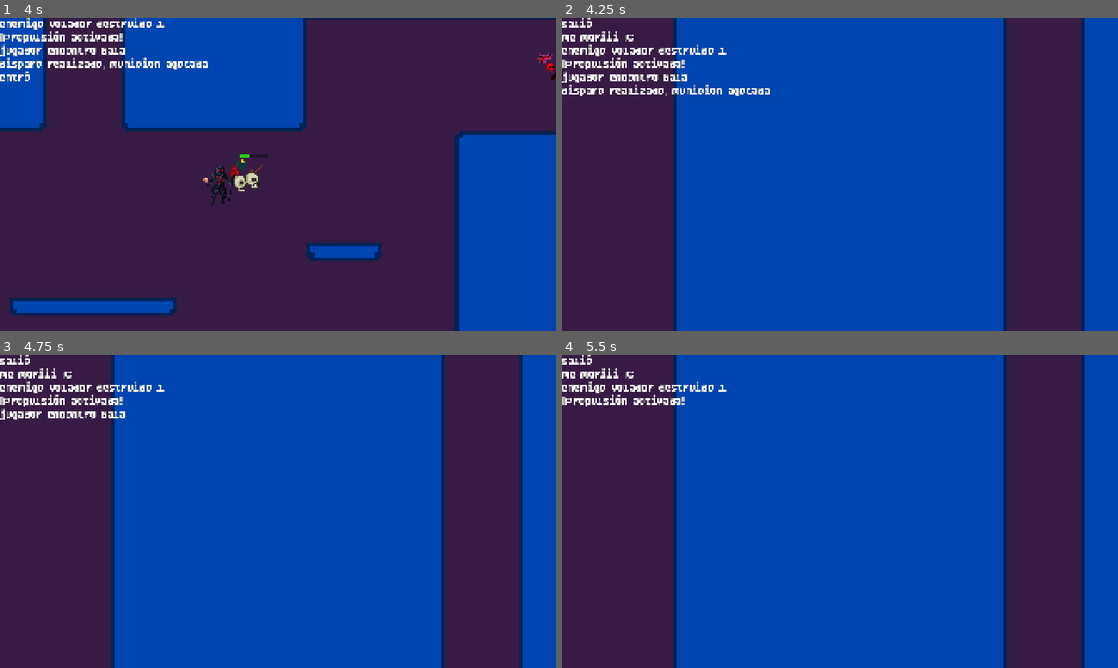
Above: before the commit, frames 1-4 (two rows, left to right).
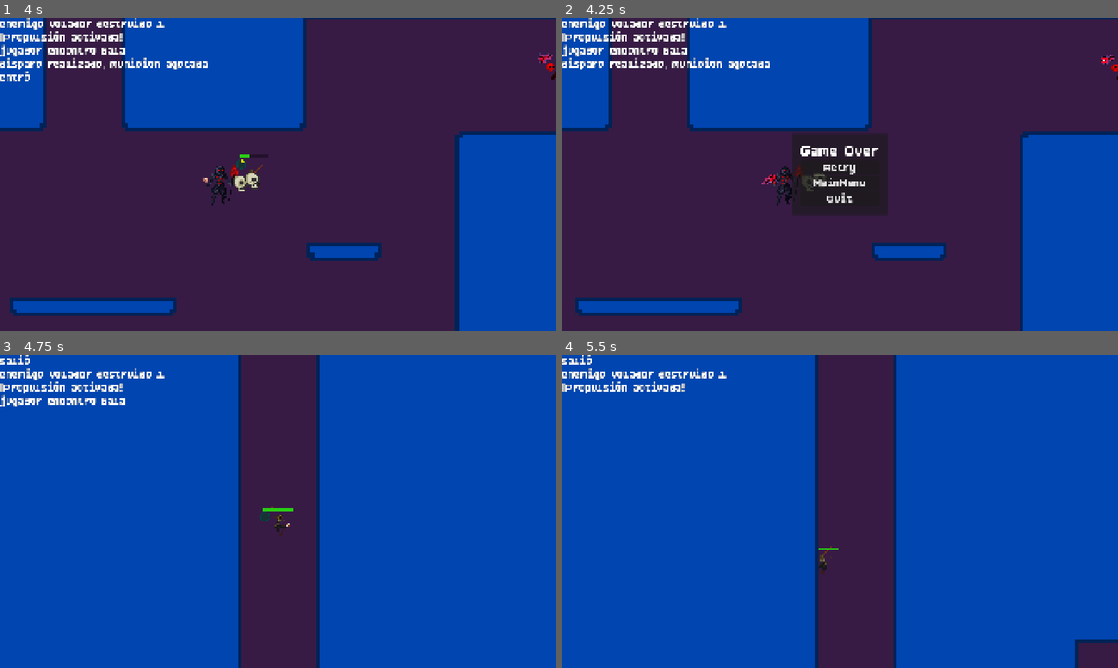
Above: after the commit, the same moments.

Repository: LastMarraketa/ChargerFeat
Game: Godot game, scene res://ui/main_menu.tscn
Two runs of this game, one before a commit and one after it. Both use one fixed random seed, a clock stepped at 60 frames per second and the inputs below. The engine's default icon, where the game draws it, is replaced by a stand-in: a white triangle on a blue panel in a dark square.
Inputs (mouse positions are in pixels of both pictures, inside the frame that each line leads up to):
- Up to frame 1 (4 s): click "Play Demo" at 0.5 s; move the mouse to (250, 237) at 1.27 s; press the mouse at (250, 237) at 1.28 s; hold D (move_right) 1.28-2.78 s; tap Space (jump) at 1.52, 2.27, 3.77 s; move the mouse to (444, 221) at 2.02 s; release the mouse at (444, 221) at 2.03 s; right-click (444, 221) at 2.1 s; move the mouse to (111, 127) at 2.77 s; hold A (move_left) from 2.78 s (still down); tap Q (move_toward) at 2.85 s; move the mouse to (305, 174) at 3.52 s; tap N (next_level) at 3.6 s; click (305, 174) at 3.67 s
- Up to frame 2 (4.25 s): keep holding A (move_left)
- Up to frame 3 (4.75 s): release A (move_left) at 4.25 s; click (278, 505) at 4.25 s, where only the run after the commit has a clickable "Retry"
- Up to frame 4 (5.5 s): move the mouse to (756, 433) at 5.02 s; hold A (move_left) from 5.03 s (still down); tap T (secondary_fire) at 5.1 s; tap Space (jump) at 5.27 s

Frame 1 is identical in both runs. In frame 2, 63% of the frame differs, in the area x 0-100%, y 0-100%; in frame 3, 50%; in frame 4, 50%.

Commit message:
feat: Menú Game Over para cuando el jugador pierde

Diff:
--- a/autoloads/game.gd
+++ b/autoloads/game.gd
@@ -1,12 +1,13 @@
 extends Node
 
 signal coins_changed(value: int)
+signal player_died()
 
 
 var coins: int = 0:
-	set = set_coins
+    set = set_coins
 
 
 func set_coins(value: int) -> void:
-	coins = value
-	coins_changed.emit(coins)
+    coins = value
+    coins_changed.emit(coins)
--- a/player/player.gd
+++ b/player/player.gd
@@ -21,6 +21,8 @@
 @export var melee_attack_scene: PackedScene # <-- Asigna aquí la escena del SLASH
 var is_attacking_melee: bool = false        # <-- Nueva variable de control visual para SLASH
 @onready var hurtbox_component: HurtboxComponent = $HurtboxComponent
+var game_over_scene: PackedScene = preload("res://ui/game_over_menu.tscn")
+
 
 
 var is_dashing_to_kill: bool = false   #variable para manejar el dash poderoso
@@ -92,6 +94,8 @@
 	add_child(shield_cooldown_timer)
 
 	charger.full_charge.connect(_on_full_charge)
+	_setup_game_over_menu()
+
 
 func _input(event: InputEvent) -> void:
 	if event.is_action_pressed("test"):
@@ -341,8 +345,11 @@
 
 
 func _on_player_died() -> void:
-	queue_free()
-	Debug.log("me moriii :C")
+	hide()
+	set_physics_process(false)
+	set_process_unhandled_input(false)
+	Game.player_died.emit()
+
 
 
 func _activate_shield() -> void:
@@ -369,3 +376,15 @@
 
 func _on_full_charge() -> void:
 	dash_ready = true
+
+
+func _setup_game_over_menu() -> void:
+	var canvas_layer = get_parent().find_child("CanvasLayer", true, false)
+	if canvas_layer:
+		var game_over_instance = game_over_scene.instantiate()
+		canvas_layer.add_child(game_over_instance)
+	else:
+		var new_canvas = CanvasLayer.new()
+		get_parent().add_child(new_canvas)
+		var game_over_instance = game_over_scene.instantiate()
+		new_canvas.add_child(game_over_instance)
--- /dev/null
+++ b/ui/game_over_menu.gd
@@ -0,0 +1,28 @@
+extends Control
+
+@onready var retry_button: Button = %Retry
+@onready var main_menu_button: Button = %MainMenu
+@onready var quit_button: Button = %Quit
+
+func _ready() -> void:
+    process_mode = Node.PROCESS_MODE_ALWAYS
+    hide()
+    retry_button.pressed.connect(_on_retry_pressed)
+    main_menu_button.pressed.connect(_on_main_menu_pressed)
+    quit_button.pressed.connect(_on_quit_pressed)
+    Game.player_died.connect(_on_player_died)
+
+func _on_player_died() -> void:
+    get_tree().paused = true
+    show()
+
+func _on_retry_pressed() -> void:
+    get_tree().paused = false
+    get_tree().reload_current_scene()
+
+func _on_main_menu_pressed() -> void:
+    get_tree().paused = false
+    LevelManager.main_menu()
+
+func _on_quit_pressed() -> void:
+    get_tree().quit()
--- /dev/null
+++ b/ui/game_over_menu.tscn
@@ -0,0 +1,56 @@
+[gd_scene load_steps=2 format=3 uid="uid://c28d20tnnxv72"]
+
+[ext_resource type="Script" path="res://ui/game_over_menu.gd" id="1_gameover"]
+
+[node name="GameOverMenu" type="Control"]
+process_mode = 3
+layout_mode = 3
+anchors_preset = 15
+anchor_right = 1.0
+anchor_bottom = 1.0
+grow_horizontal = 2
+grow_vertical = 2
+script = ExtResource("1_gameover")
+
+[node name="PanelContainer" type="PanelContainer" parent="."]
+layout_mode = 1
+anchors_preset = 8
+anchor_left = 0.5
+anchor_top = 0.5
+anchor_right = 0.5
+anchor_bottom = 0.5
+offset_left = -60.0
+offset_top = -80.0
+offset_right = 60.0
+offset_bottom = 80.0
+grow_horizontal = 2
+grow_vertical = 2
+
+[node name="MarginContainer" type="MarginContainer" parent="PanelContainer"]
+layout_mode = 2
+size_flags_horizontal = 4
+size_flags_vertical = 4
+
+[node name="VBoxContainer" type="VBoxContainer" parent="PanelContainer/MarginContainer"]
+layout_mode = 2
+
+[node name="Label" type="Label" parent="PanelContainer/MarginContainer/VBoxContainer"]
+layout_mode = 2
+theme_type_variation = &"Title"
+text = "Game Over"
+horizontal_alignment = 1
+
+[node name="Retry" type="Button" parent="PanelContainer/MarginContainer/VBoxContainer"]
+unique_name_in_owner = true
+layout_mode = 2
+text = "Retry"
+
+[node name="MainMenu" type="Button" parent="PanelContainer/MarginContainer/VBoxContainer"]
+unique_name_in_owner = true
+layout_mode = 2
+text = "MainMenu"
+
+[node name="Quit" type="Button" parent="PanelContainer/MarginContainer/VBoxContainer"]
+unique_name_in_owner = true
+layout_mode = 2
+text = "Quit"
Not shown, added: ui/game_over_menu.gd.uid
